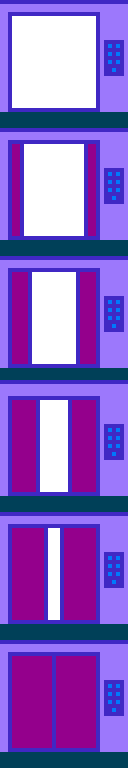
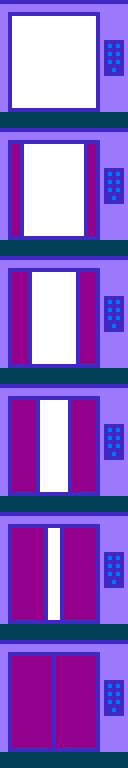
Layered file, before and after one edit (128x768). Changes by layer:
painted on "Background" over <box>0,380,128,388</box>
